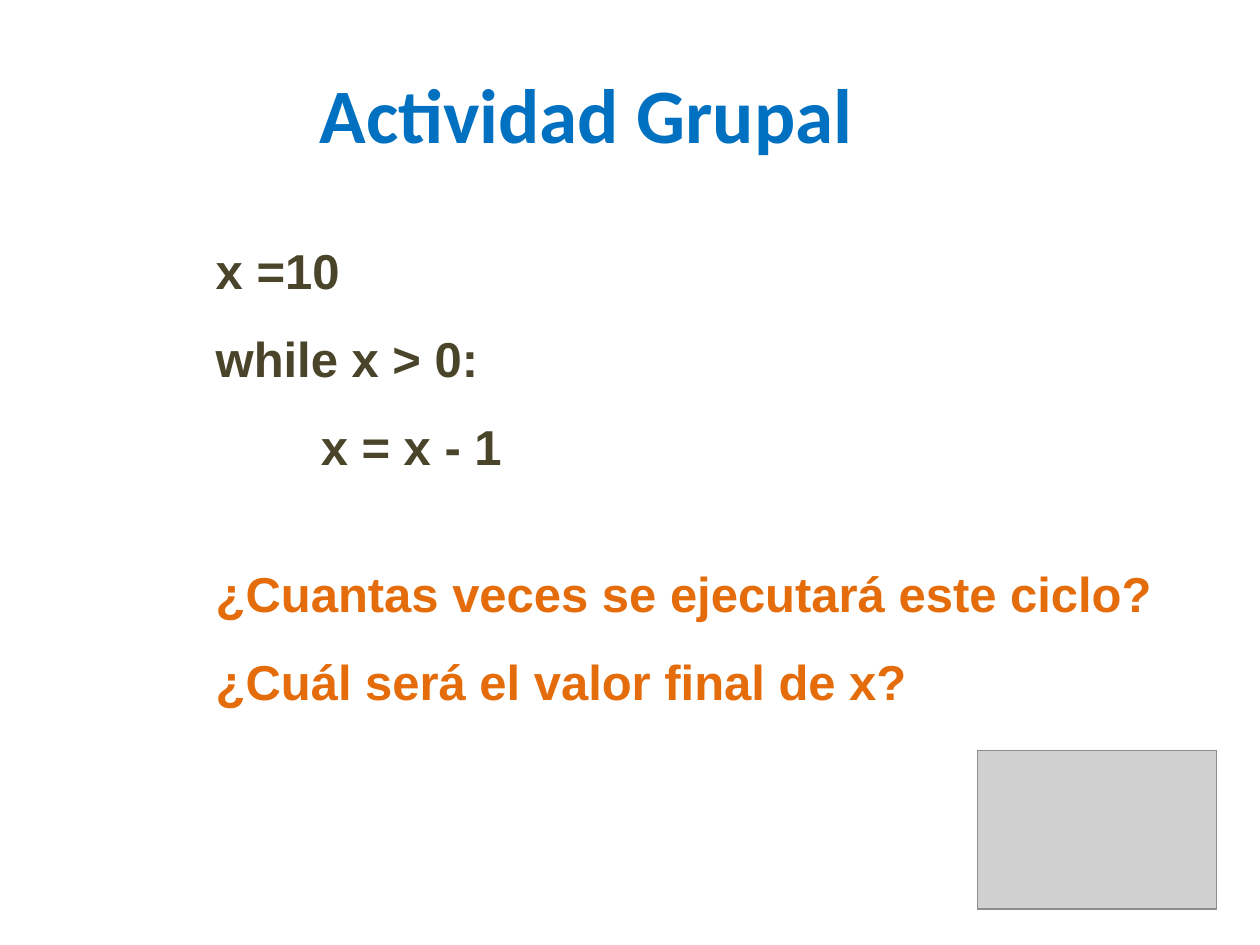
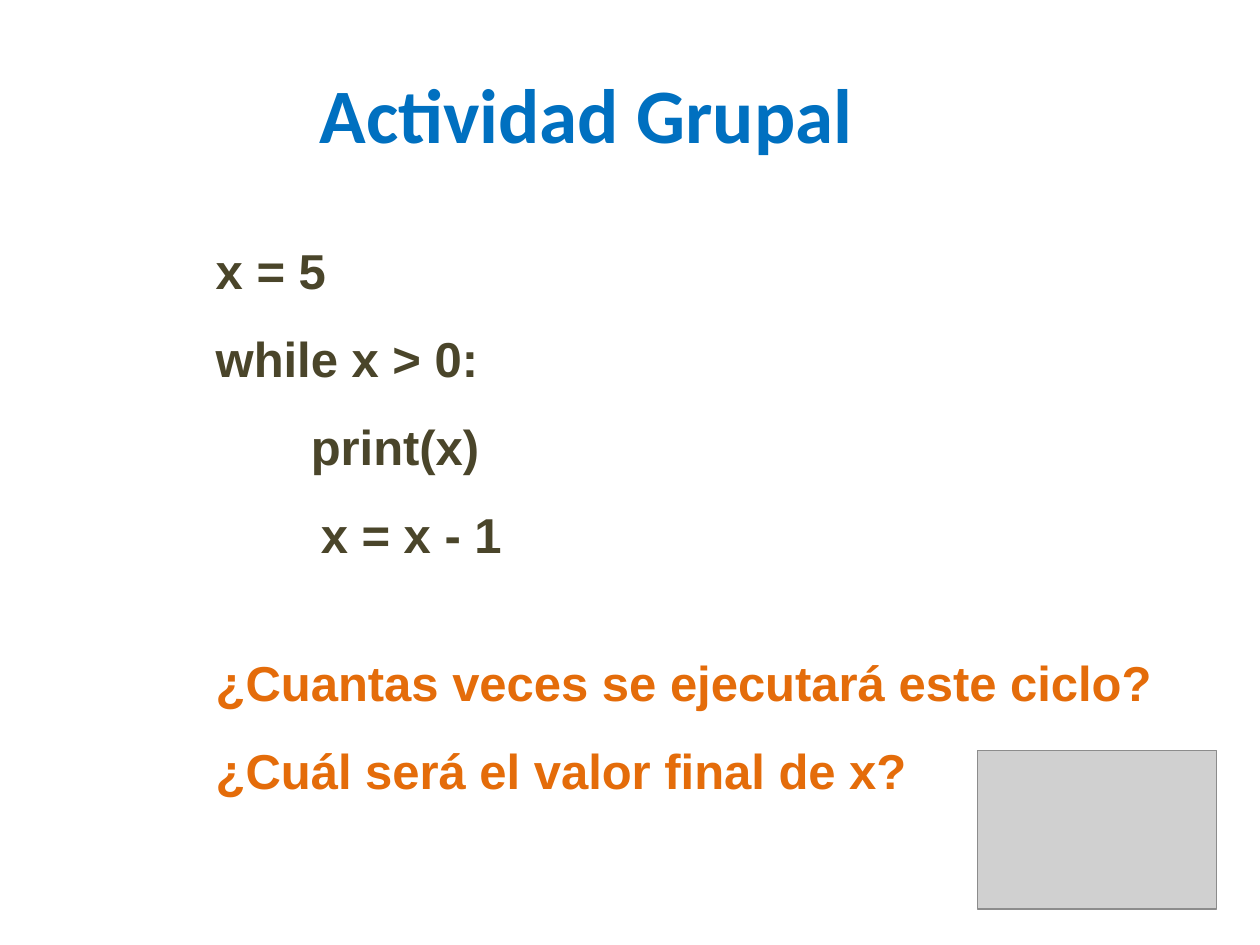
Before and after one commit to lizetheP/Programacion, a slide deck: slide 40 of CalendarioAgo2022/presentaciones/7_While.pptx (slide 41 before the commit). Drawn at 1260x945 pixels with LibreOffice and Linux fonts; fonts in the diff are those of the drawing; grey boxes stand for pictures. Boxes give left, top, right and bottom in pixels: in the first picture for what was removed or moved away, otherwise in the second. Text is boxed around its words. In the diff, an @@ line names an element or a change of style, - is before the commit and + after.

```diff
--- a/CalendarioAgo2022/presentaciones/7_While.pptx
+++ b/CalendarioAgo2022/presentaciones/7_While.pptx
@@ text at bbox=[216, 255, 326, 290]: text changed @@
-x =10
+x = 5
@@ text at bbox=[311, 429, 479, 475]: paragraph added @@
+print(x)
```
Also in this commit, not shown: 1 slide removed, 28 other files.
